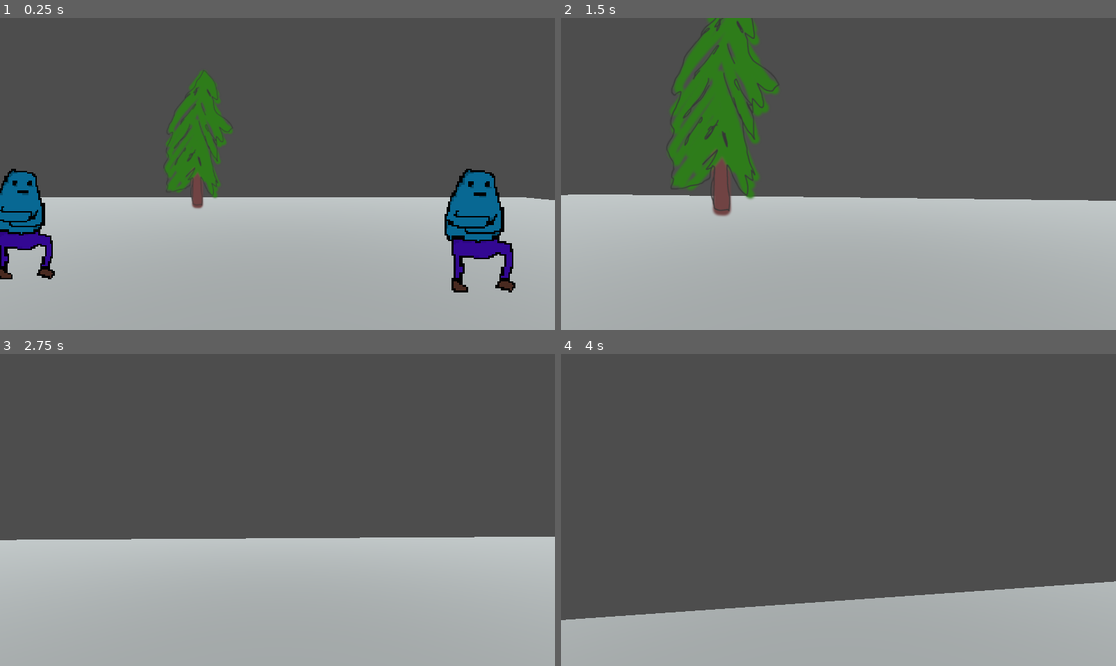
Above: before the commit, frames 1-4 (two rows, left to right).
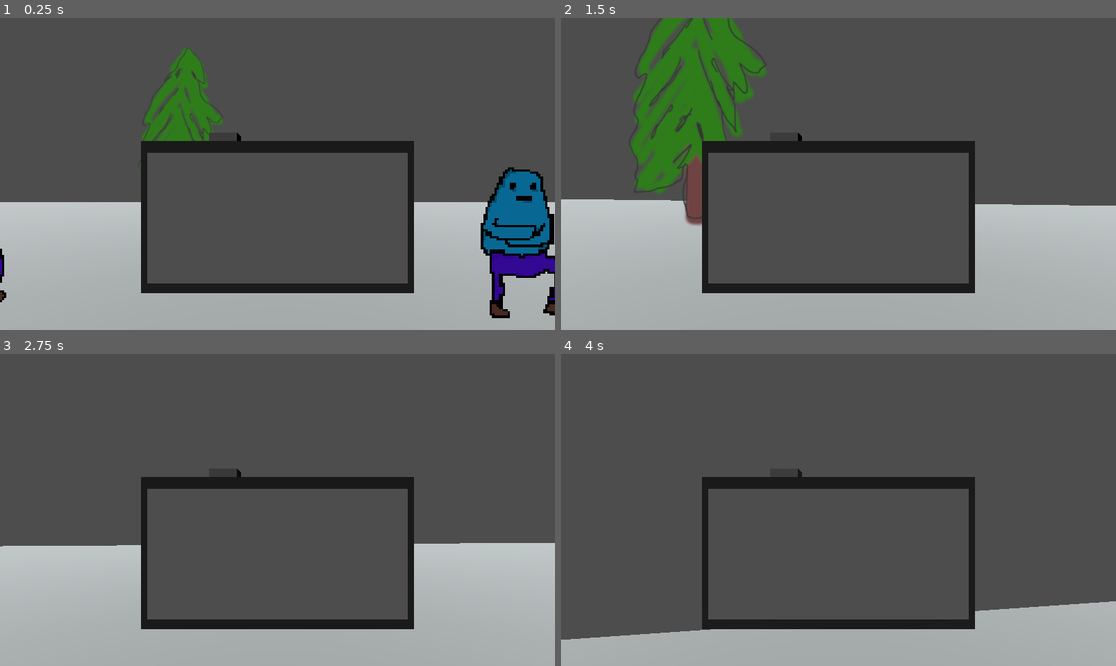
Above: after the commit, the same moments.

Repository: theowiik/xmas-game-jam-2025
Game: Godot game, scene res://scenes/main.tscn
Two runs of this game, one before a commit and one after it. Both use one fixed random seed, a clock stepped at 60 frames per second and the inputs below.
Inputs (mouse positions are in pixels of both pictures, inside the frame that each line leads up to):
- Up to frame 1 (0.25 s): no input
- Up to frame 2 (1.5 s): tap Enter at 0.5 s; move the mouse to (866, 174) at 0.52 s; hold W (WALK_FORWARD) from 0.53 s (still down); tap Space (JUMP) at 0.77 s; move the mouse to (810, 174) at 1.27 s
- Up to frame 3 (2.75 s): keep holding W (WALK_FORWARD); tap Space (JUMP) at 1.52 s; move the mouse to (288, 503) at 2.02 s
- Up to frame 4 (4 s): keep holding W (WALK_FORWARD); move the mouse to (832, 516) at 2.77 s; tap Space (JUMP) at 3.02, 3.77 s; move the mouse to (877, 513) at 3.52 s

The runs differ from the first frame. In frame 1, 29% of the frame differs, in the area x 0-100%, y 9-97%; in frame 2, 25%; in frame 3, 18%; in frame 4, 10%.

Commit message:
Add camera

Diff:
--- /dev/null
+++ b/objects/camera.tscn
@@ -0,0 +1,39 @@
+[gd_scene load_steps=6 format=3 uid="uid://c2pay3j4jqds6"]
+
+[ext_resource type="Script" uid="uid://clb0vqw04aqg8" path="res://scripts/camera.gd" id="1_exrbp"]
+
+[sub_resource type="StandardMaterial3D" id="StandardMaterial3D_exrbp"]
+albedo_color = Color(0.24477637, 0.2447764, 0.24477637, 1)
+
+[sub_resource type="BoxMesh" id="BoxMesh_jkbwe"]
+material = SubResource("StandardMaterial3D_exrbp")
+size = Vector3(0.6, 0.335, 0.2)
+
+[sub_resource type="ViewportTexture" id="ViewportTexture_jkbwe"]
+viewport_path = NodePath("SubViewport")
+
+[sub_resource type="BoxMesh" id="BoxMesh_exrbp"]
+size = Vector3(0.07, 0.045, 0.06)
+
+[node name="Camera" type="Node3D"]
+script = ExtResource("1_exrbp")
+
+[node name="SubViewport" type="SubViewport" parent="."]
+size = Vector2i(100, 50)
+
+[node name="Camera3D" type="Camera3D" parent="SubViewport"]
+
+[node name="MeshInstance3D" type="MeshInstance3D" parent="."]
+mesh = SubResource("BoxMesh_jkbwe")
+
+[node name="Sprite3D" type="Sprite3D" parent="."]
+transform = Transform3D(0.56, 0, 0, 0, 0.56, 0, 0, 0, 0.56, 0, 0, 0.112570435)
+texture_filter = 0
+texture = SubResource("ViewportTexture_jkbwe")
+
+[node name="CameraPos" type="Marker3D" parent="."]
+transform = Transform3D(1, 0, 0, 0, 1, 0, 0, 0, 1, 0, 0, -0.2592247)
+
+[node name="MeshInstance3D2" type="MeshInstance3D" parent="."]
+transform = Transform3D(1, 0, 0, 0, 1, 0, 0, 0, 1, -0.135, 0.175, 0)
+mesh = SubResource("BoxMesh_exrbp")
--- a/objects/player.tscn
+++ b/objects/player.tscn
@@ -1,5 +1,6 @@
-[gd_scene load_steps=3 format=3 uid="uid://wilclsh64myp"]
+[gd_scene load_steps=4 format=3 uid="uid://wilclsh64myp"]
 
+[ext_resource type="PackedScene" uid="uid://c2pay3j4jqds6" path="res://objects/camera.tscn" id="2_uxov2"]
 [ext_resource type="Script" uid="uid://cphs6p6g4lci0" path="res://scripts/player.gd" id="2_ykyjo"]
 
 [sub_resource type="CapsuleShape3D" id="CapsuleShape3D_eqqp1"]
@@ -15,3 +16,7 @@
 
 [node name="Camera3D" type="Camera3D" parent="ViewPivot"]
 current = true
+fov = 64.422035
+
+[node name="Camera" parent="ViewPivot" instance=ExtResource("2_uxov2")]
+transform = Transform3D(1, 0, 0, 0, 1, 0, 0, 0, 1, 0, -0.09499267, -0.6438405)
--- /dev/null
+++ b/scripts/camera.gd
@@ -0,0 +1,9 @@
+extends Node3D
+
+@onready var sub_viewport: SubViewport = $SubViewport
+@onready var sub_camera: Camera3D = $SubViewport/Camera3D
+@onready var camera_pos: Node3D = $CameraPos
+
+
+func _process(delta: float) -> void:
+	sub_camera.transform = camera_pos.global_transform
Not shown, added: scripts/camera.gd.uid
